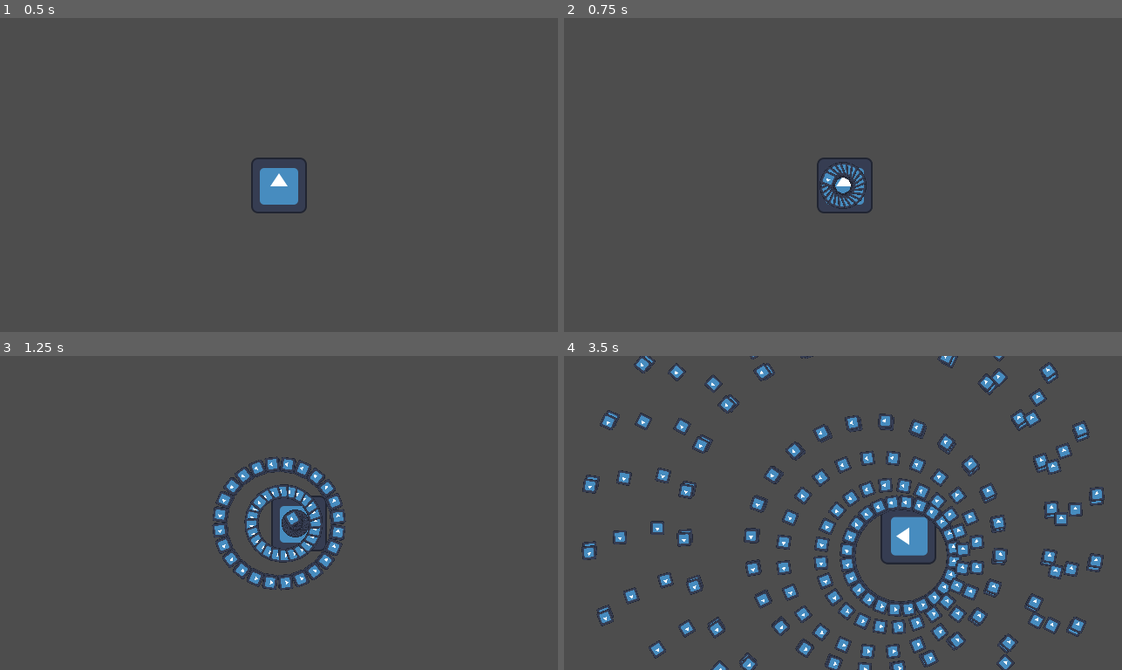
Above: before the commit, frames 1-4 (two rows, left to right).
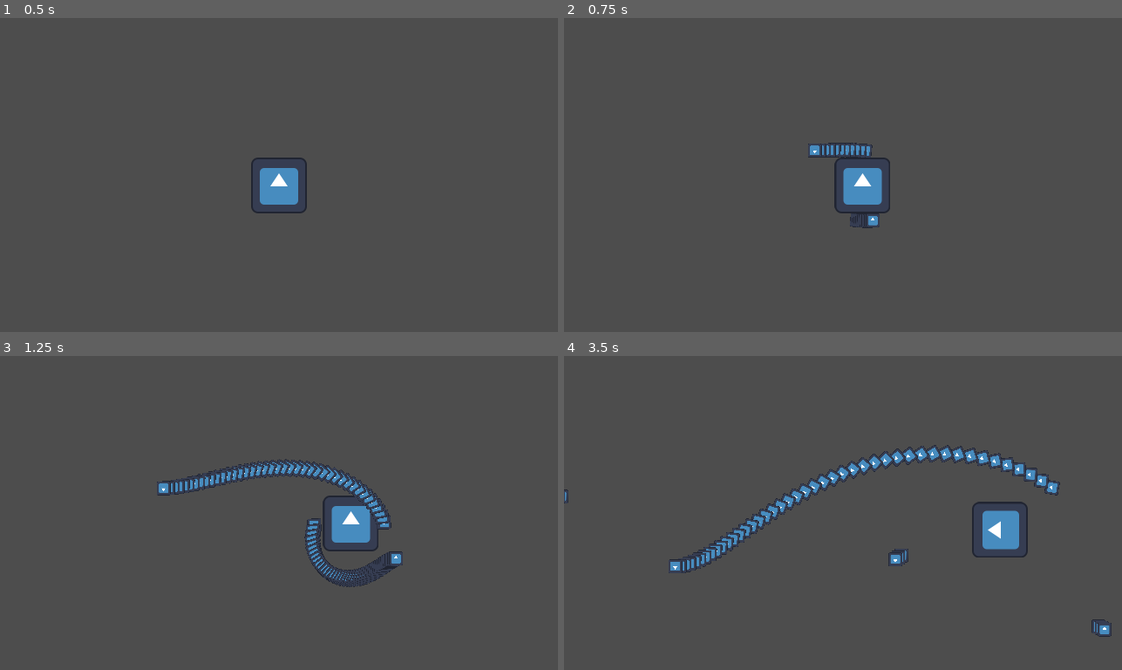
Above: after the commit, the same moments.

Repository: I-Am-Xil/Prototypes.GD
Game: Godot game, scene res://World.tscn
The game is run twice, just before and just after one commit, with the same random seed, the same clock (stepped at 60 frames per second) and the same inputs. The engine's default icon, where the game draws it, is replaced by a stand-in: a white triangle on a blue panel in a dark square.
Inputs:
- Up to frame 1 (0.5 s): no input
- Up to frame 2 (0.75 s): tap Enter at 0.5 s; hold D (Move_Right) from 0.53 s (still down); hold Space (Shoot) from 0.53 s (still down)
- Up to frame 3 (1.25 s): keep holding D (Move_Right); keep holding Space (Shoot)
- Up to frame 4 (3.5 s): release D (Move_Right) at 1.28 s; release Space (Shoot) at 1.28 s; hold S (Move_Down) 1.28-2.03 s; tap Space (Shoot) at 1.35, 2.85 s; hold D (Move_Right) 2.03-2.78 s; hold Space (Shoot) 2.03-2.78 s; hold W (Move_Up) from 2.78 s (still down)

Frame 1 is identical in both runs. In frame 2, 1.6% of the frame differs, in the area x 43-59%, y 39-67%; in frame 3, 5.1%; in frame 4, 14%, in the area x 0-99%, y 0-100%.

Commit message:
BLSL(BulLet Shader Language)

Diff:
--- a/bullet-hell/Player.tscn
+++ b/bullet-hell/Player.tscn
@@ -24,3 +24,5 @@
 BulletScene = ExtResource("4_05wog")
 
 [node name="Timer" type="Timer" parent="BulletController"]
+
+[node name="GPUParticles2D" type="GPUParticles2D" parent="."]
--- a/bullet-hell/bullet_controller.gd
+++ b/bullet-hell/bullet_controller.gd
@@ -18,7 +18,7 @@
 
 
 func _physics_process(delta: float) -> void:
-    position += Vector2(bullet_speed*delta, 0).rotated(rotation)
+    position += bullet_dance_controller(bullet_speed*delta, rotation)
 
     if (position.x < free_zone.position.x or position.y < free_zone.position.y) or (position.x > free_zone.end.x or position.y > free_zone.end.y):
         queue_free()
@@ -27,3 +27,8 @@
 
 func _process(_delta: float) -> void:
     pass
+
+
+func bullet_dance_controller(x_prime: float, angle: float):
+    var bullet_dance: Vector2 = Vector2(x_prime, 0).rotated(angle)
+    return bullet_dance
--- a/bullet-hell/bullet_spawner.gd
+++ b/bullet-hell/bullet_spawner.gd
@@ -3,13 +3,18 @@
 
 @export var BulletScene: PackedScene
 
-@onready var player_node = get_parent()
-@onready var fire_rate_timer = $Timer
+@onready var player_node:CharacterBody2D = get_parent()
+@onready var fire_rate_timer: Timer = $Timer
 
-const ARM_NUMBER = 24
-const INACCURACY = 0.0
-const FIRE_RATE = 1
-const BULLET_SPEED = 100
+const ARM_NUMBER: float = 2.0
+const DISPERSION: float = 0.0
+#WARNING: un fire rate igual al physics process o mayor o igual al doble del mismo causa un bug en la generacion de balas
+#   FIRE_RATE = {60, 120, 121, ...}
+const FIRE_RATE: float = 59.0
+const BULLET_SPEED: int = 200
+const MULTISHOT: int = 1
+
+var bullet_dance: int = 1
 
 func _ready() -> void:
     return
@@ -17,33 +22,47 @@
 
 func _physics_process(delta: float) -> void:
 
-    if Input.is_action_just_pressed("Shoot"):
+    if Input.is_action_pressed("Shoot"):
+        bullet_dance += 1
         if fire_rate_timer.is_stopped():
-            fire_rate_timer.start(0.3)
+            fire_rate_timer.start(1.0/FIRE_RATE)
+            print(fire_rate_timer.time_left)
 
-    if Input.is_action_pressed("Shoot"):
-        if fire_rate_timer.time_left < fire_rate_timer.wait_time - delta:
-            return
-
-        var arm_counter = 0
-        var multi_shot = int(1/(delta))
-
-        for i in range(multi_shot):
-            var bullet = BulletScene.instantiate()
-            bullet.position = global_position
-            # bullet.rotation = shooting_pattern(player_node.rotation, arm_number, arm_counter, inaccuracy, 5*Time.get_ticks_msec()/1000.0)
-            bullet.rotation = shooting_pattern(0, ARM_NUMBER, arm_counter, INACCURACY, Time.get_ticks_msec()/1000.0)
-            bullet.bullet_speed = BULLET_SPEED
-            arm_counter += 1
-            if arm_counter >= ARM_NUMBER:
-                arm_counter = 0
-            player_node.add_sibling(bullet)
+    if Input.is_action_just_released("Shoot"):
+        await fire_rate_timer.timeout
+        fire_rate_timer.stop()
+        bullet_dance = 0
         return
 
-    if Input.is_action_just_released("Shoot"):
-        fire_rate_timer.stop()
+    if fire_rate_timer.time_left < fire_rate_timer.wait_time - delta or fire_rate_timer.time_left == fire_rate_timer.wait_time or fire_rate_timer.is_stopped():
         return
 
+    var arm_counter: int = 0
+    for i in range(ARM_NUMBER*MULTISHOT):
+        var bullet = BulletScene.instantiate()
+        #NOTE: This zone is literaly just like writing shaders
+        #   Make sure to save the ones you like
+        #   if pattern is inconsistent: Use the bullet_dance variable instead of Time.get_ticks_msec()
+
+        # bullet.rotation = bullet_angle(player_node.rotation, ARM_NUMBER, arm_counter, 3*PI/4.0, DISPERSION, 5*Time.get_ticks_msec()/1000.0)
+        # bullet.rotation = bullet_angle(0, ARM_NUMBER, arm_counter, 3*PI/4.0, DISPERSION, Time.get_ticks_msec()/1000.0)
+        bullet.rotation = bullet_angle(0.0, ARM_NUMBER, arm_counter, 0.0, DISPERSION, bullet_dance*bullet_dance/10000.0)
+        # bullet.rotation = bullet_angle(0.0, ARM_NUMBER, arm_counter, 3*PI/4, DISPERSION, 0.0)
+        # bullet.position = global_position
+        bullet.position = global_position + 10*Vector2(remap(round((1.0+sin(i))/2.0), 0, 1, -4, 0), 4).rotated(bullet.rotation)
+        bullet_dance += 1
+
+        """
+        NOTE: idk what it does but it makes a flower somehow with sides in range(1, 4)->
+        var sides: float = 4
+        bullet.position = global_position + Vector2(25, 0).rotated(bullet.rotation) + 25*Vector2(cos(floor(0.5 + i*PI/sides)), 0).rotated(bullet.rotation)
+        """
+
+        bullet.bullet_speed = BULLET_SPEED
+        arm_counter += 1
+        if arm_counter >= ARM_NUMBER:
+            arm_counter = 0
+        player_node.add_sibling(bullet)
     return
 
 
@@ -51,5 +70,5 @@
     pass
 
 
-func shooting_pattern(initial_rotation: float, arm_number: int, arm_counter: int, inaccuracy: float, offset: float):
-    return initial_rotation + 2*arm_counter*PI/arm_number + offset + randf_range(-inaccuracy, inaccuracy)
+func bullet_angle(initial_rotation: float, arm_number: float, arm_counter: int, arm_separation: float, inaccuracy: float, offset: float) -> float:
+    return initial_rotation + 2*arm_counter*(PI + arm_separation)/arm_number + offset + randf_range(-inaccuracy, inaccuracy)
--- a/bullet-hell/player_controller.gd
+++ b/bullet-hell/player_controller.gd
@@ -1,9 +1,9 @@
 extends CharacterBody2D
 
 
-@export var ACCELERATION = 100
-@export var FRICTION = 50
-@export var MAX_SPEED = 50
+const ACCELERATION = 50
+const FRICTION = 25
+const MAX_SPEED = 2
 
 
 func _ready() -> void:
@@ -11,11 +11,12 @@
 
 
 func _process(delta: float) -> void:
-    _move_character(delta)
-    move_and_slide()
+
+    velocity = move_character(delta)
+    move_and_collide(velocity)
 
 
-func _move_character(delta: float) -> void:
+func move_character(delta: float) -> Vector2:
     var direction = Input.get_vector("Move_Left", "Move_Right", "Move_Up", "Move_Down")
     if direction:
         rotation = direction.angle()
@@ -24,6 +25,7 @@
     if direction == Vector2.ZERO:
         speed = FRICTION
 
-    velocity.x = move_toward(velocity.x, direction.x*MAX_SPEED, delta*speed)
-    velocity.y = move_toward(velocity.y, direction.y*MAX_SPEED, delta*speed)
-    return
+    var local_velocity = velocity
+    local_velocity.x = move_toward(local_velocity.x, direction.x*MAX_SPEED, delta*speed)
+    local_velocity.y = move_toward(local_velocity.y, direction.y*MAX_SPEED, delta*speed)
+    return local_velocity
